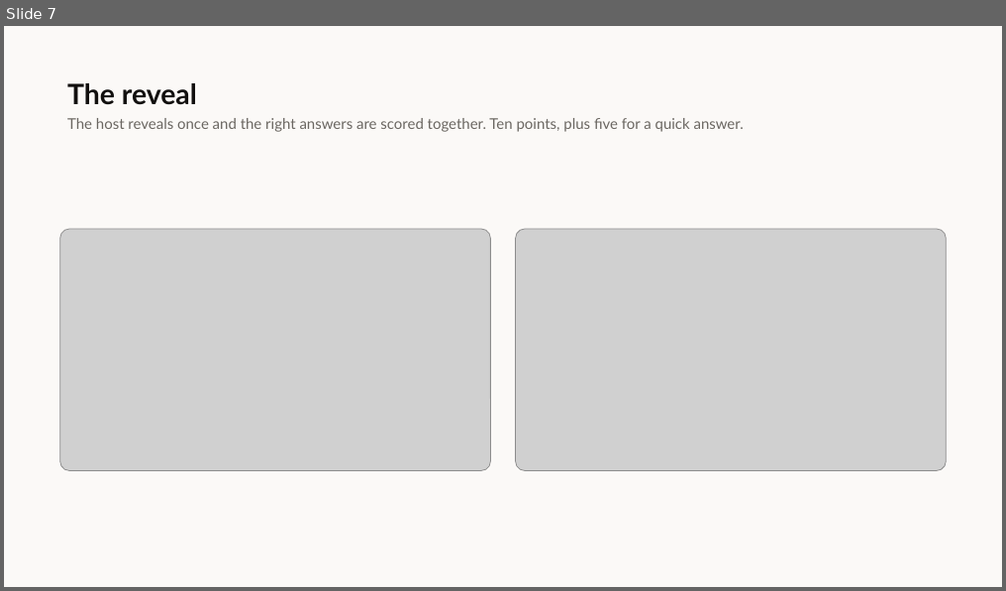
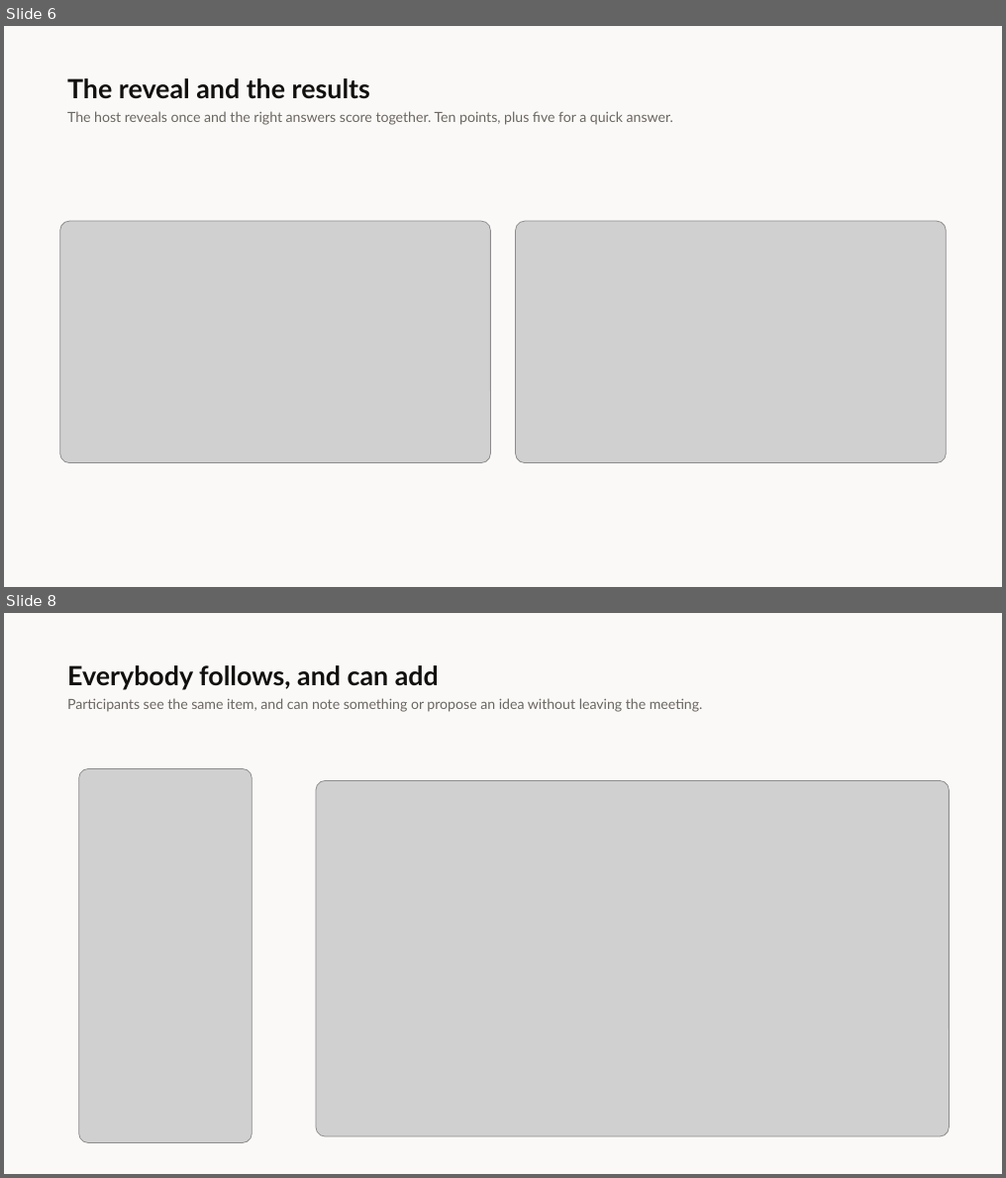
Before and after one commit to Herman-Gathege/Mshikaki-Meetings-App, a slide deck: docs/presentations/Mshikaki-Walkthrough.pptx. Shown one above the other, each under a label of ours: slide 7 before the commit, slides 6 and 8 after it; the slides between them are not shown. The pictures are 1006x591 and 1006x1178 pixels, drawn with LibreOffice and Linux fonts; fonts in the diff are those of the drawing; grey boxes stand for pictures. Boxes give left, top, right and bottom in pixels: in the first picture for what was removed or moved away, otherwise in the second. Text is boxed around its words. In the diff, an @@ line names an element or a change of style, - is before the commit and + after.

```diff
--- a/docs/presentations/Mshikaki-Walkthrough.pptx
+++ b/docs/presentations/Mshikaki-Walkthrough.pptx
@@ slide 8 added at (x1=4, y1=613, x2=1002, y2=1174), background #FBF9F7 @@
@@ text added at (x1=67, y1=665, x2=439, y2=690), 25.5 pt, text #12100F, bold @@
+Everybody follows, and can add
@@ text added at (x1=67, y1=698, x2=703, y2=712), 13.5 pt, text #6B6762 @@
+Participants see the same item, and can note something or propose an idea without leaving the meeting.
@@ picture added at (x1=79, y1=768, x2=252, y2=1143) @@
@@ picture added at (x1=316, y1=780, x2=949, y2=1137) @@
@@ what was slide 7 is now slide 6 @@
@@ slide 6 changed as well @@
@@ text at (x1=67, y1=78, x2=370, y2=99): text changed; size 27 to 25.5 pt @@
-The reveal
+The reveal and the results
@@ text at (x1=67, y1=111, x2=673, y2=125): text changed; size 14.2 to 13.5 pt @@
-The host reveals once and the right answers are scored together. Ten points, plus five for a quick answer.
+The host reveals once and the right answers score together. Ten points, plus five for a quick answer.
@@ picture moved from (x1=60, y1=229, x2=491, y2=471) to (x1=60, y1=221, x2=491, y2=464) @@
@@ picture moved from (x1=515, y1=229, x2=945, y2=471) to (x1=515, y1=221, x2=945, y2=464) @@
```
Also in this commit, not shown: 7 other slides changed, 5 other slides added, 5 slides removed.
